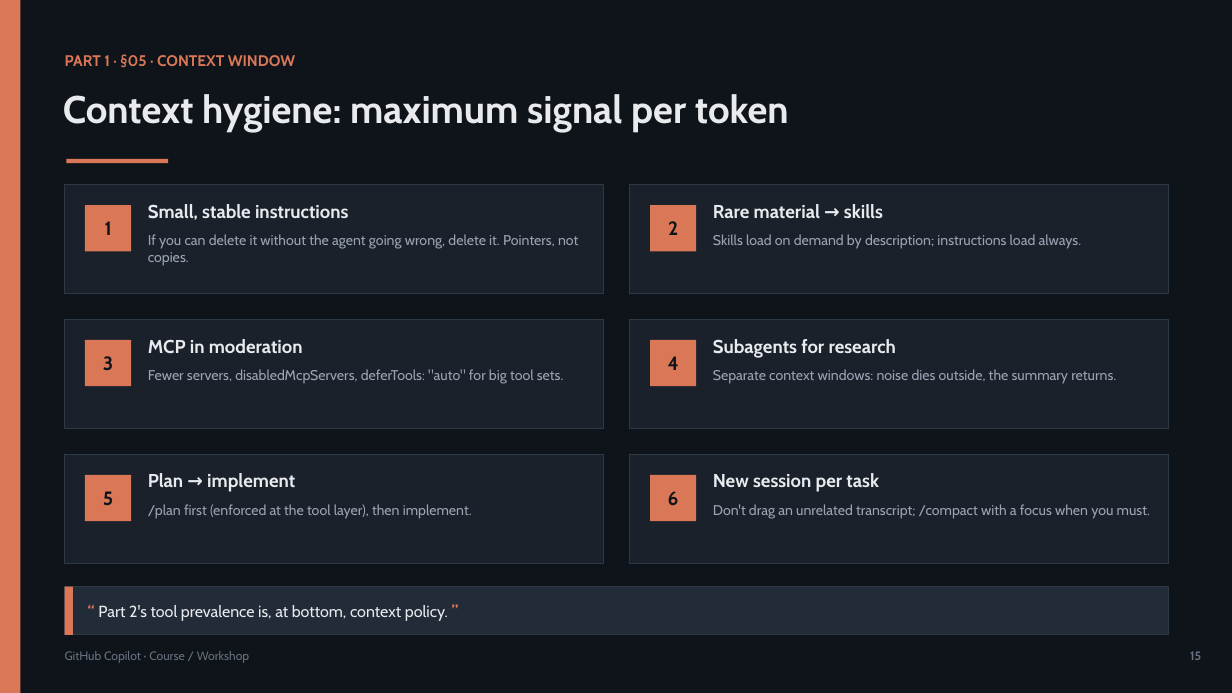
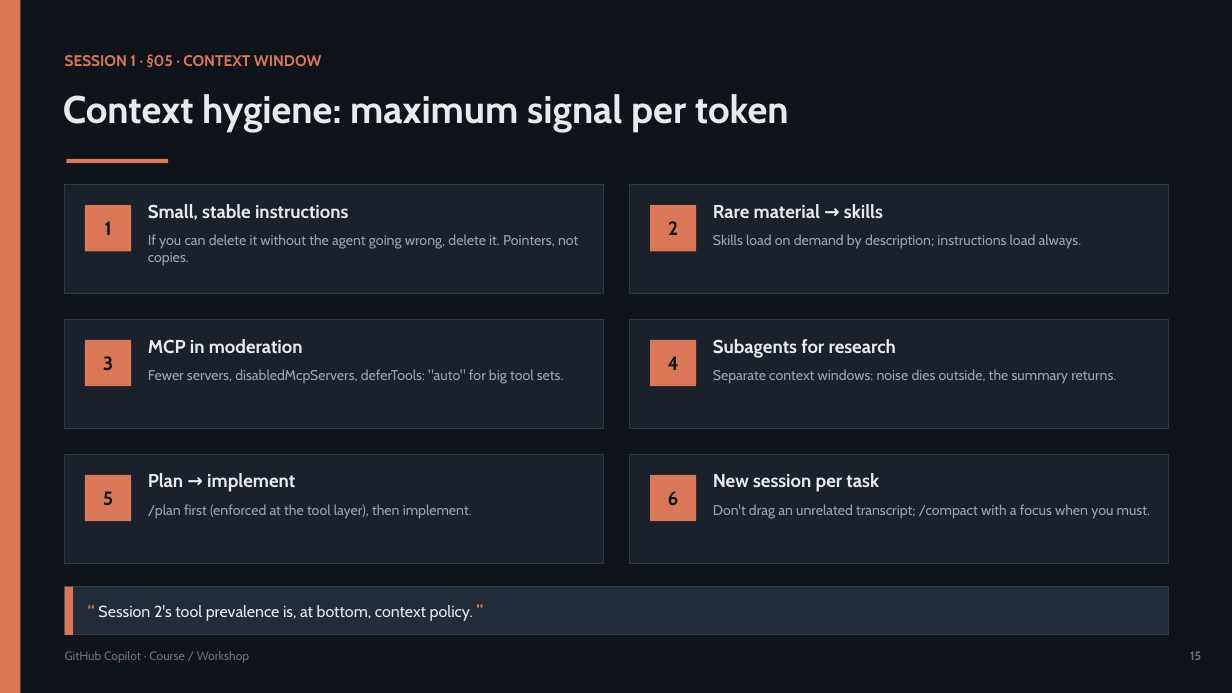
Before and after one commit to olonok69/copilot_code_ml_engineer, a slide deck: slide 15 of presentation/Copilot_Presentation.pptx. Drawn at 1232x693 pixels with LibreOffice and Linux fonts; fonts in the diff are those of the drawing. Boxes give left, top, right and bottom in pixels: in the first picture for what was removed or moved away, otherwise in the second. Text is boxed around its words. In the diff, an @@ line names an element or a change of style, - is before the commit and + after.

```diff
--- a/presentation/Copilot_Presentation.pptx
+++ b/presentation/Copilot_Presentation.pptx
@@ text at box(65, 54, 321, 68): text changed @@
-PART 1 · §05 · CONTEXT WINDOW
+SESSION 1 · §05 · CONTEXT WINDOW
@@ text at box(98, 605, 473, 621): text changed @@
-“ Part 2's tool prevalence is, at bottom, context policy. ”
+“ Session 2's tool prevalence is, at bottom, context policy. ”
```
Also in this commit, not shown: 38 other slides changed, 1 slide added, 13 other files.
